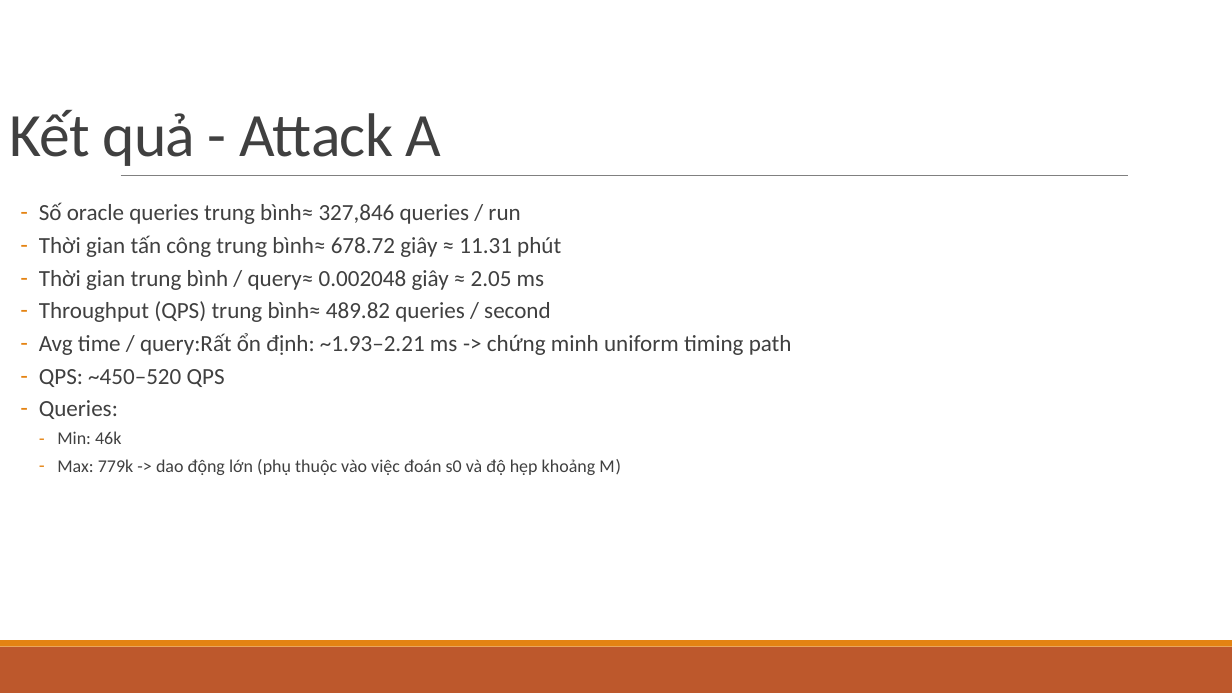
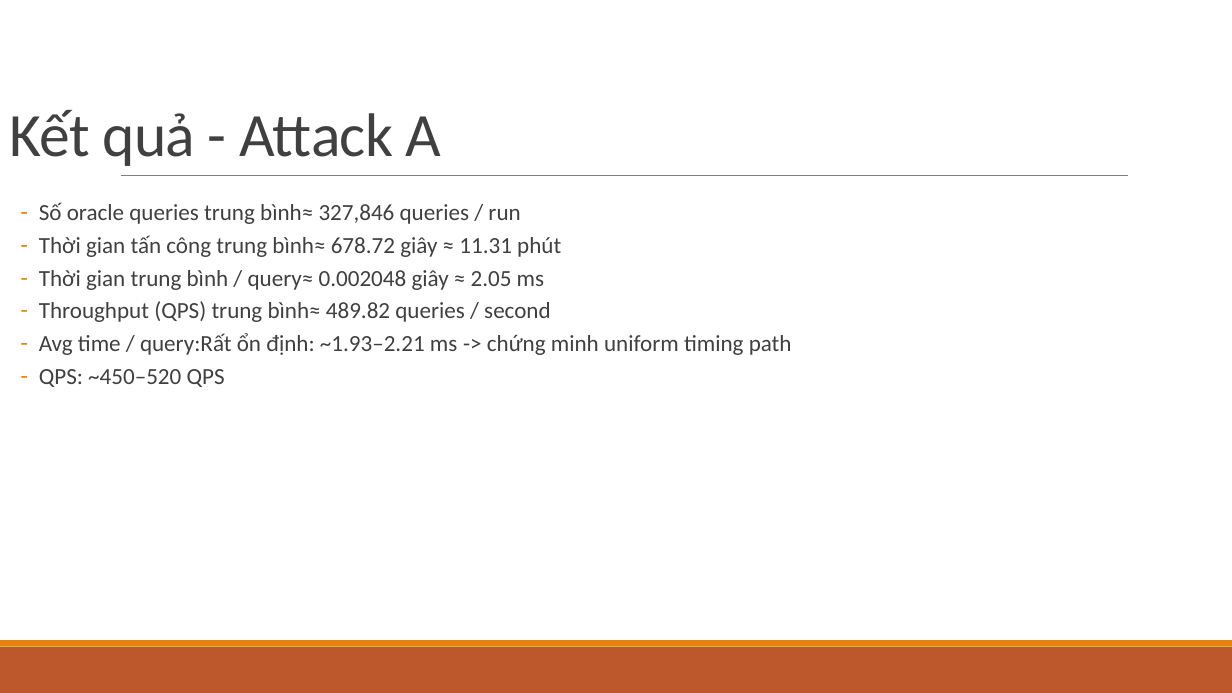
Before and after one commit to ken3k06/RSA-Based-Cryptography, a slide deck: slide 16 of Cryptanalysis on Asymmetric Ciphers — RSA & RSA.pptx. Drawn at 1232x693 pixels with LibreOffice and Linux fonts; fonts in the diff are those of the drawing. Boxes give left, top, right and bottom in pixels: in the first picture for what was removed or moved away, otherwise in the second. Text is boxed around its words. In the diff, an @@ line names an element or a change of style, - is before the commit and + after.

Commit message:
update slide bleichenbacher

```diff
--- a/Cryptanalysis on Asymmetric Ciphers — RSA & RSA.pptx
+++ b/Cryptanalysis on Asymmetric Ciphers — RSA & RSA.pptx
@@ text at (x1=39, y1=400, x2=621, y2=475): paragraphs removed @@
-  – Queries:
-    – Min: 46k
-    – Max: 779k -> dao động lớn (phụ thuộc vào việc đoán s0 và độ hẹp khoảng M)
```
